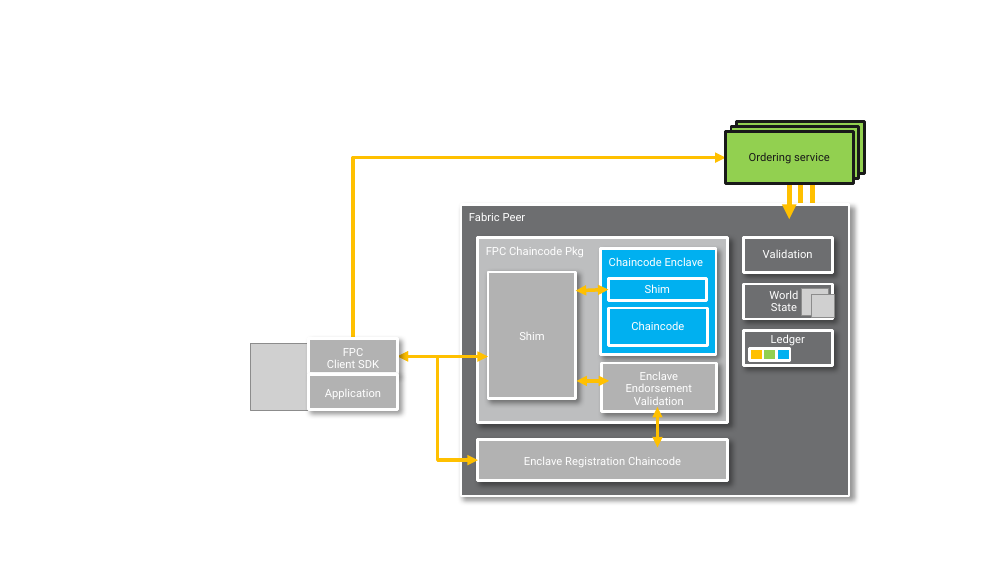
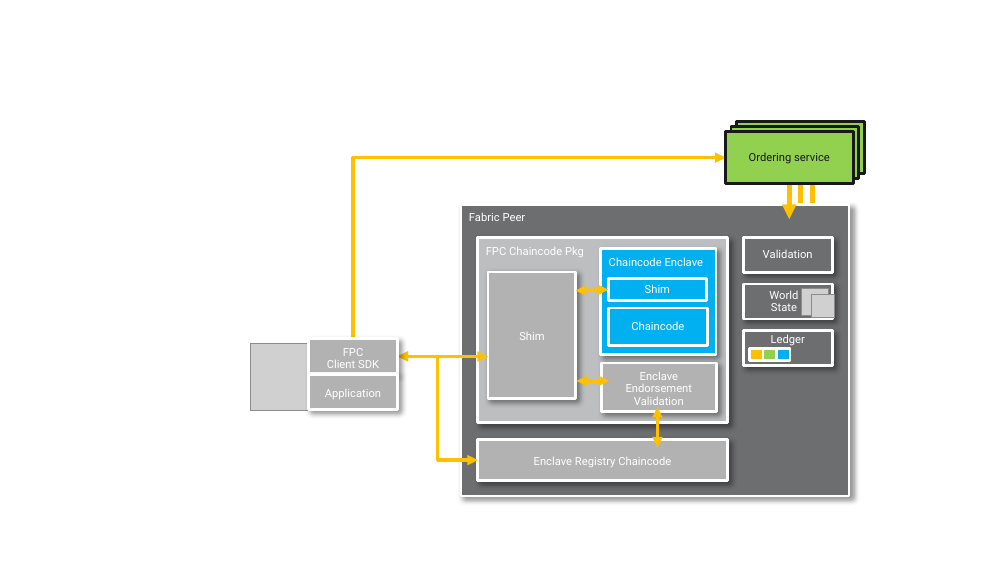
Before and after one commit to hyperledger/fabric-rfcs, a slide deck: slide 2 of images/fpc/high-level/hl-diagrams.pptx. Drawn at 1008x567 pixels with LibreOffice and Linux fonts; fonts in the diff are those of the drawing; grey boxes stand for pictures. Boxes give left, top, right and bottom in pixels: in the first picture for what was removed or moved away, otherwise in the second. Text is boxed around its words. In the diff, an @@ line names an element or a change of style, - is before the commit and + after.

```diff
--- a/images/fpc/high-level/hl-diagrams.pptx
+++ b/images/fpc/high-level/hl-diagrams.pptx
@@ text in rectangle at (x1=534, y1=457, x2=671, y2=467): text changed @@
-Enclave Registration Chaincode
+Enclave Registry Chaincode
```
Also in this commit, not shown: 3 other slides changed, 5 other files.
